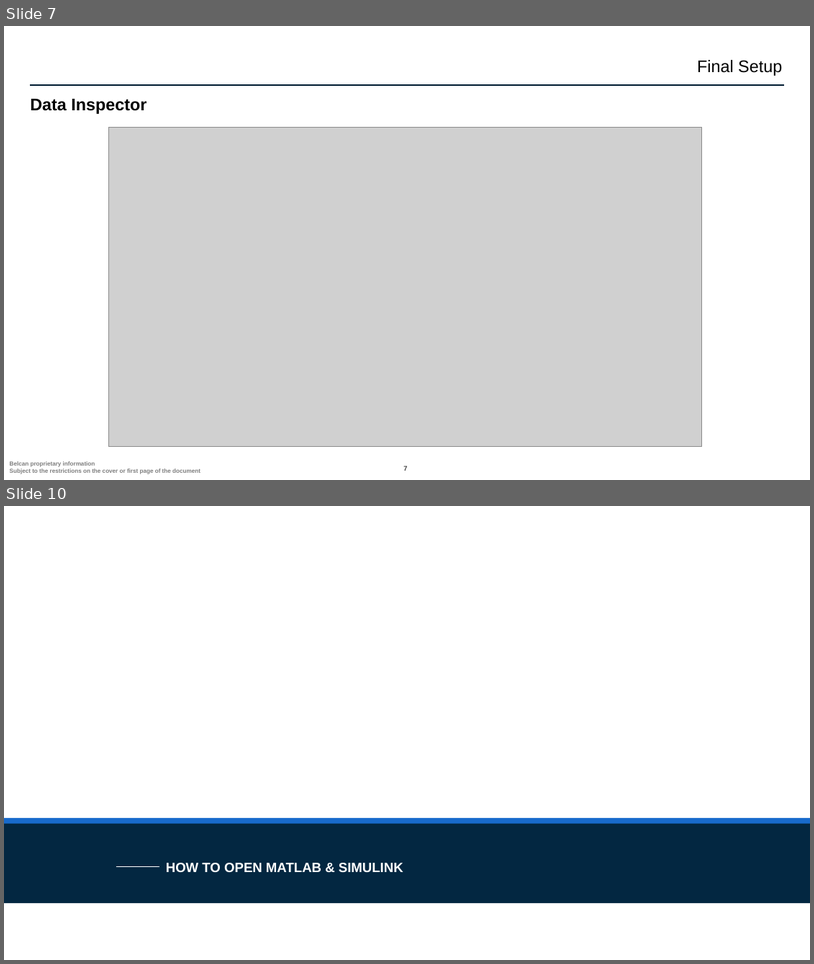
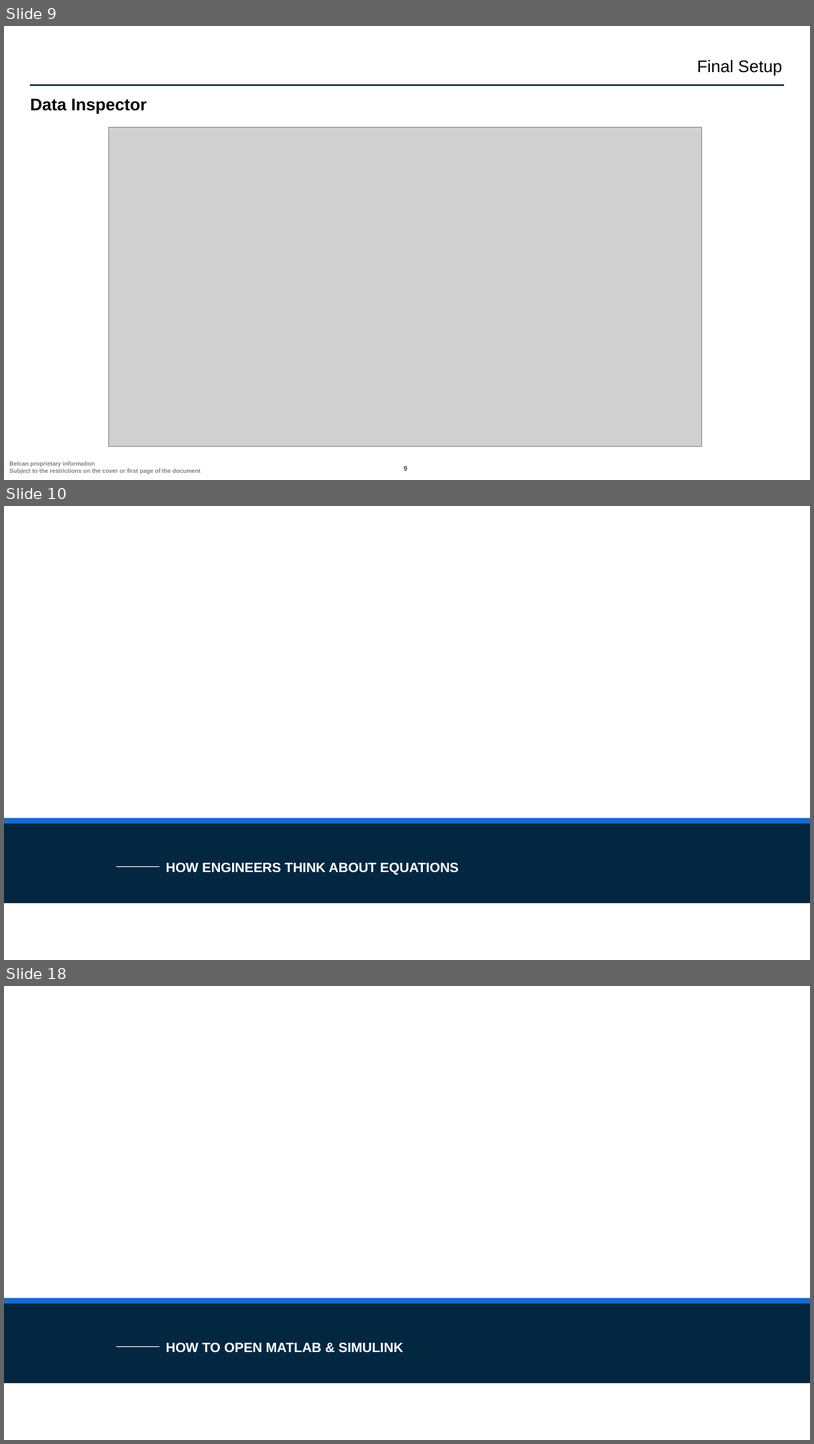
Before and after one commit to ntylerbelcan/aviation-controls-simulink-training-Belcan, a slide deck: ch02/01_polynomial_System/Chapter 2 01_polynomial_System.pptx. Shown one above the other, each under a label of ours: slides 7 and 10 before the commit, slides 9, 10 and 18 after it; the slides between them are not shown. The pictures are 814x964 and 814x1444 pixels, drawn with LibreOffice and Linux fonts; fonts in the diff are those of the drawing; grey boxes stand for pictures; background and template pictures are left out. Boxes give left, top, right and bottom in pixels: in the first picture for what was removed or moved away, otherwise in the second. Text is boxed around its words. In the diff, an @@ line names an element or a change of style, - is before the commit and + after.

```diff
--- a/ch02/01_polynomial_System/Chapter 2 01_polynomial_System.pptx
+++ b/ch02/01_polynomial_System/Chapter 2 01_polynomial_System.pptx
@@ slide 10 added at <box>4,506,810,960</box>, background #FFFFFF at 90% opacity; not listed: 3 template elements that a slide beside it also shows @@
@@ title added at <box>166,862,459,875</box>, 16 pt, text #FFFFFF, bold @@
+HOW ENGINEERS THINK ABOUT EQUATIONS
@@ what was slide 7 is now slide 9 @@
@@ page number at <box>404,465,407,472</box>: text changed @@
-7
+9
@@ what was slide 10 is now slide 18 @@
```
Also in this commit, not shown: 8 other slides added, 1 slide removed.
